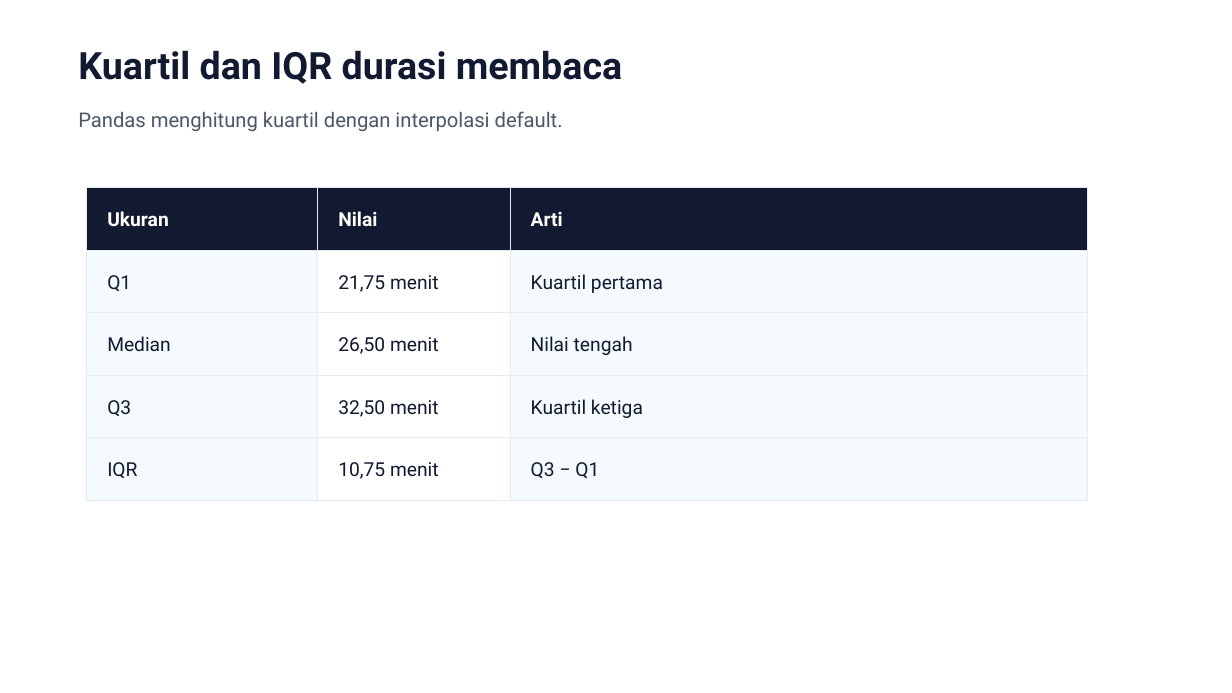
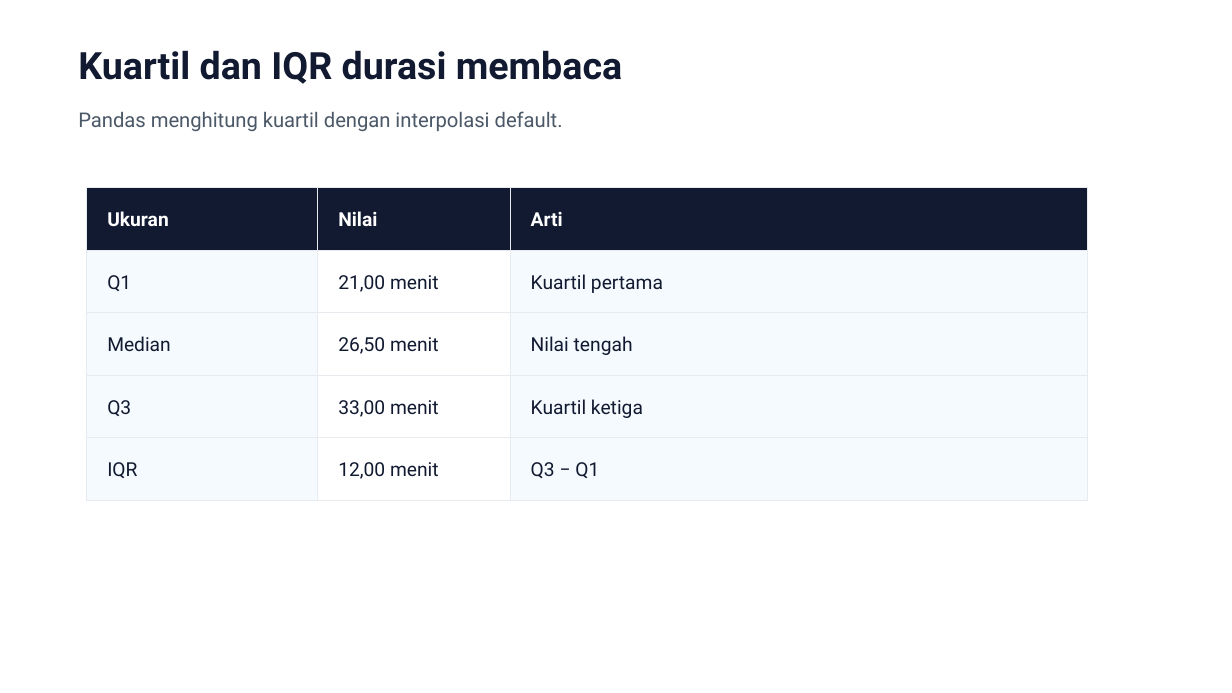
Before and after one commit to daf2a/course, a slide deck: slide 11 of level-03/04-histogram-dan-box-plot/slide/Histogram_dan_Box_Plot_final.pptx. Drawn at 1232x693 pixels with LibreOffice and Linux fonts; fonts in the diff are those of the drawing. Boxes give left, top, right and bottom in pixels: in the first picture for what was removed or moved away, otherwise in the second. Text is boxed around its words. In the diff, an @@ line names an element or a change of style, - is before the commit and + after.

```diff
--- a/level-03/04-histogram-dan-box-plot/slide/Histogram_dan_Box_Plot_final.pptx
+++ b/level-03/04-histogram-dan-box-plot/slide/Histogram_dan_Box_Plot_final.pptx
@@ text at [338, 275, 439, 292]: text changed @@
-21,75 menit
+21,00 menit
@@ text at [338, 400, 439, 417]: text changed @@
-32,50 menit
+33,00 menit
@@ text at [338, 462, 439, 479]: text changed @@
-10,75 menit
+12,00 menit
```
Also in this commit, not shown: 7 other slides changed, 2 slides added, 2 slides removed, 2 other files.
